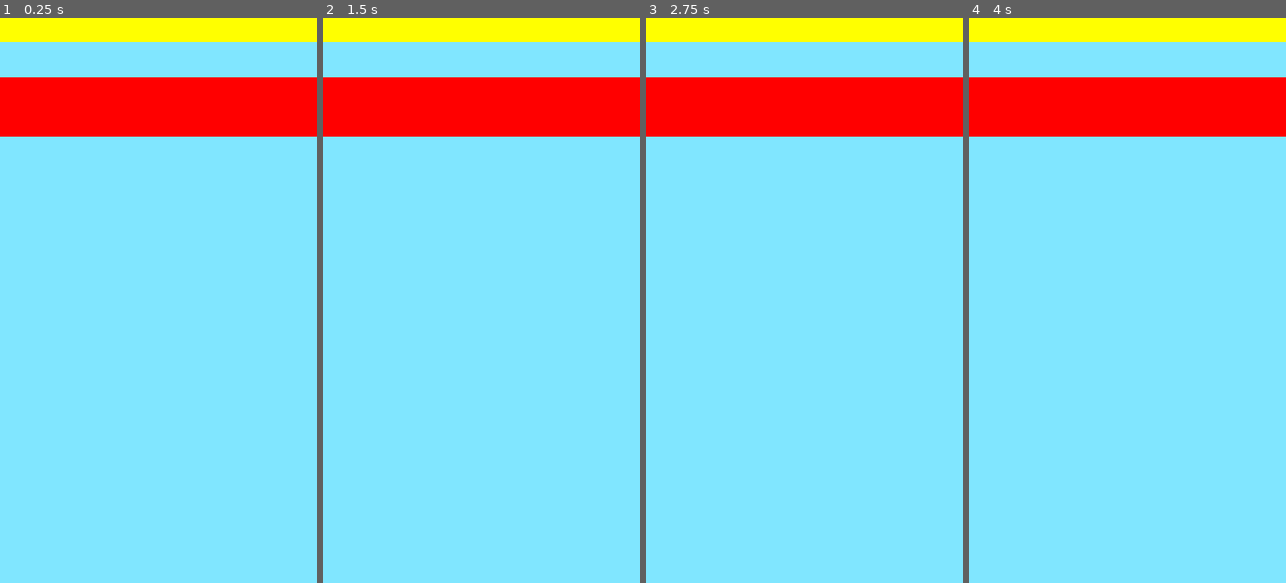
Above: before the commit, frames 1-4 (left to right).
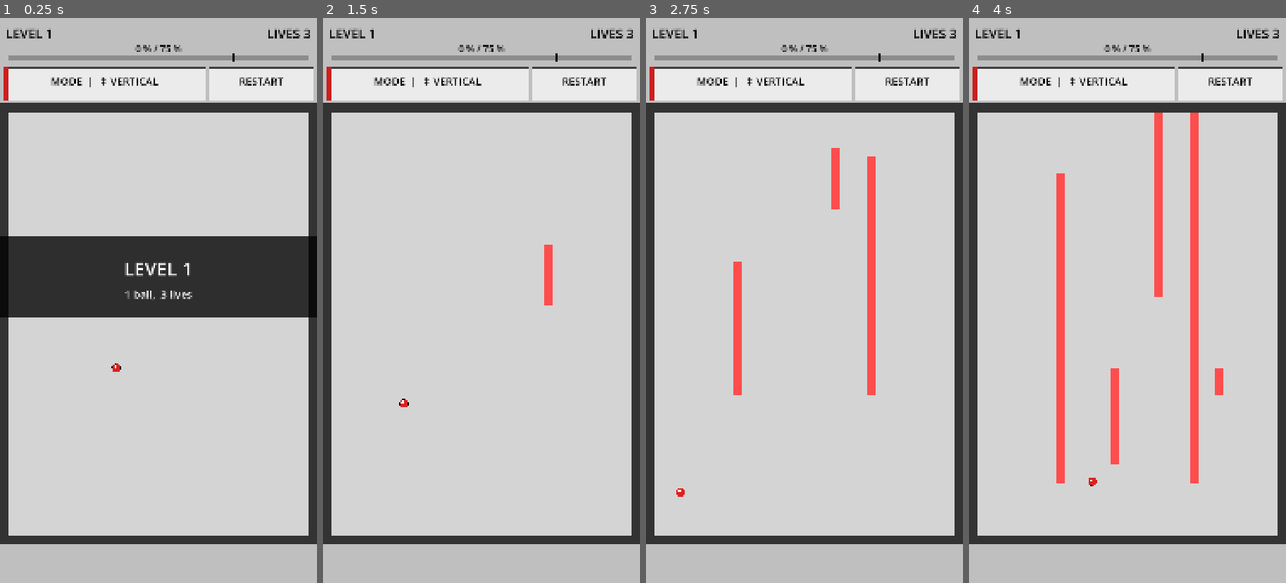
Above: after the commit, the same moments.

Repository: Matswm86/jezzball
Game: Godot game, scene res://scenes/Game.tscn
Same seed, same stepped clock (60 frames per second), same inputs: the game is played once before the commit and once after it.
Inputs (mouse positions are in pixels of both pictures, inside the frame that each line leads up to):
- Up to frame 1 (0.25 s): no input
- Up to frame 2 (1.5 s): tap Enter at 0.5 s; move the mouse to (551, 272) at 0.52 s; click (551, 272) at 0.67 s; drag from (418, 328) to (465, 413) at 1.27 s
- Up to frame 3 (2.75 s): move the mouse to (836, 176) at 2.02 s; click (836, 176) at 2.17 s
- Up to frame 4 (4 s): drag from (1111, 413) to (1032, 215) at 2.77 s; move the mouse to (1222, 385) at 3.52 s; click (1222, 385) at 3.67 s

The runs differ from the first frame. In frame 1, 100% of the frame differs, in the area x 0-100%, y 0-100%; in frame 2, 100%; in frame 3, 100%; in frame 4, 100%.

Commit message:
v0.7: full game restored, shipped under jezzball-fresh.apk filename
Engine confirmed working in v0.6 (yellow + red + cyan all visible). Earlier
white-screen reports on v0.4/v0.5 were almost certainly cached APK installs,
not real class-load bugs.

This build is the v0.4 gesture-input game (saturated palette, top-mounted
controls, swipe-to-direction, no toggle button) — restored exactly. Shipped
under jezzball-fresh.apk so the device still gets a guaranteed fresh download.

Co-Authored-By: Claude Opus 4.7 (1M context) <noreply@anthropic.com>

Diff:
--- a/scripts/Game.gd
+++ b/scripts/Game.gd
@@ -1,30 +1,488 @@
 extends Node2D
 
-# v0.6 minimal verification build
-# Filename of the APK has been changed to jezzball-fresh.apk so the device
-# CANNOT serve a cached copy from any previous install.
-#
-# Two independent visual markers:
-#   1. RED ColorRect node added in _ready  → visible if the script class
-#      registered and _ready() actually ran on the device.
-#   2. YELLOW strip drawn via _draw          → visible if _draw() also runs.
-#
-# If you see both: the engine is fine, our problem in the full v0.4/v0.5 code
-# was a real class-load bug from a particular GDScript construct.
-# If you see only red: _ready works but _draw is failing for some reason.
-# If you see only yellow: shouldn't happen.
-# If you see neither but the screen isn't white: something else is going on.
-# If you see pure white: the APK on the device is STILL not this one.
+# JezzBall — mobile remake. Layout v2: controls at TOP (always reachable on
+# any phone), saturated Win3-era palette, faster atoms, simplified atom sprite.
+
+const COLS := 36
+const ROWS := 50
+const CELL := 30.0
+
+const FIELD_X := 0.0
+const HUD_H := 160.0
+const CTRL_H := 130.0
+const FIELD_Y := HUD_H + CTRL_H        # 290
+const FIELD_W := COLS * CELL           # 1080
+const FIELD_H := ROWS * CELL           # 1500
+
+# Saturated palette closer to the actual Windows 3.x JezzBall look.
+const COL_BG := Color(0.75, 0.75, 0.75)        # Win3 face gray (#BFBFBF)
+const COL_FIELD := Color(0.83, 0.83, 0.83)     # field interior, slightly lighter
+const COL_BORDER := Color(0.20, 0.20, 0.20)    # near-black field border
+const COL_WALL := Color(0.80, 0.12, 0.12)      # saturated RED for completed walls
+const COL_BUILDING := Color(1.00, 0.30, 0.30)  # bright red for the growing tip
+const COL_CAPTURED := Color(0.13, 0.18, 0.78)  # saturated BLUE capture fill
+const COL_CAP_HATCH := Color(0.20, 0.30, 0.95) # lighter blue for hatch lines
+const COL_BALL := Color(0.86, 0.13, 0.13)      # red atom
+const COL_BALL_DOT := Color(1.0, 1.0, 1.0)     # single white highlight
+const COL_BALL_OUTLINE := Color(0.10, 0.0, 0.0)
+const COL_TEXT := Color(0.0, 0.0, 0.0)
+const COL_BTN := Color(0.92, 0.92, 0.92)
+const COL_BTN_PRESSED := Color(0.74, 0.74, 0.74)
+const COL_BTN_BORDER := Color(0.25, 0.25, 0.25)
+const COL_BAR_BG := Color(0.55, 0.55, 0.55)
+
+const BALL_RADIUS := 14.0
+const BALL_SPEED := 320.0
+const WALL_SPEED := 8.0
+const TARGET := 0.75
+const MAX_LEVEL := 50
+
+enum CellState { EMPTY, BORDER, WALL, BUILDING, CAPTURED }
+enum GameState { PLAYING, LEVEL_WIN, LEVEL_LOSE }
+
+var grid: Array = []
+var balls: Array = []
+var walls: Array = []
+var orient_vertical := true
+
+var level := 1
+var lives := 3
+var captured := 0
+var play_total := 0
+var state: int = GameState.PLAYING
+var intro_timer := 0.0
+var btn_restart_flash := 0.0
+
+var lbl_level: Label
+var lbl_lives: Label
+var lbl_pct: Label
+var lbl_orient: Label
+var lbl_restart: Label
+var lbl_overlay_title: Label
+var lbl_overlay_sub: Label
+var overlay_box: ColorRect
+
+# Control button rects, computed once in _ready.
+var rect_mode: Rect2
+var rect_restart: Rect2
+
+# Gesture state: track press location and which cell it landed on (if any).
+# Plain ints + Vector2 to avoid the Vector2i.ZERO / class-const tricks.
+var touch_down_x := 0.0
+var touch_down_y := 0.0
+var touch_cell_x := -1
+var touch_cell_y := -1
 
 func _ready() -> void:
-	var r := ColorRect.new()
-	r.color = Color(1, 0, 0)              # bright red
-	r.position = Vector2(0, 200)
-	r.size = Vector2(1080, 200)
-	add_child(r)
+	randomize()
+	var pad := 12.0
+	var ctrl_top := HUD_H + 8
+	var ctrl_h := CTRL_H - 16
+	var mode_w := (FIELD_W - 3 * pad) * 0.66
+	var restart_w := (FIELD_W - 3 * pad) - mode_w
+	rect_mode = Rect2(pad, ctrl_top, mode_w, ctrl_h)
+	rect_restart = Rect2(pad + mode_w + pad, ctrl_top, restart_w, ctrl_h)
+	_build_ui()
+	_start_level(1)
+
+func _make_label(pos: Vector2, w: float, fs: int, halign: int = HORIZONTAL_ALIGNMENT_LEFT, fc: Color = COL_TEXT) -> Label:
+	var l := Label.new()
+	l.position = pos
+	l.size = Vector2(w, fs * 1.6)
+	l.add_theme_font_size_override("font_size", fs)
+	l.add_theme_color_override("font_color", fc)
+	l.horizontal_alignment = halign
+	l.vertical_alignment = VERTICAL_ALIGNMENT_CENTER
+	add_child(l)
+	return l
+
+func _build_ui() -> void:
+	# HUD top row: LEVEL X | LIVES X
+	lbl_level = _make_label(Vector2(20, 18), 500, 44)
+	lbl_lives = _make_label(Vector2(FIELD_W - 520, 18), 500, 44, HORIZONTAL_ALIGNMENT_RIGHT)
+	# HUD bottom row: percent text centered above progress bar
+	lbl_pct = _make_label(Vector2(0, 78), FIELD_W, 32, HORIZONTAL_ALIGNMENT_CENTER)
+	# Mode-indicator panel (read-only) + restart button.
+	lbl_orient = _make_label(rect_mode.position + Vector2(0, 18), rect_mode.size.x, 36, HORIZONTAL_ALIGNMENT_CENTER)
+	lbl_restart = _make_label(rect_restart.position + Vector2(0, 18), rect_restart.size.x, 36, HORIZONTAL_ALIGNMENT_CENTER)
+	lbl_restart.text = "RESTART"
+	# Overlay backdrop + title/sub labels
+	overlay_box = ColorRect.new()
+	overlay_box.color = Color(0, 0, 0, 0.78)
+	overlay_box.position = Vector2(0, FIELD_Y + FIELD_H * 0.30)
+	overlay_box.size = Vector2(FIELD_W, 280)
+	overlay_box.visible = false
+	add_child(overlay_box)
+	lbl_overlay_title = _make_label(Vector2(0, FIELD_Y + FIELD_H * 0.30 + 60), FIELD_W, 64, HORIZONTAL_ALIGNMENT_CENTER, Color(1, 1, 1))
+	lbl_overlay_sub = _make_label(Vector2(0, FIELD_Y + FIELD_H * 0.30 + 170), FIELD_W, 36, HORIZONTAL_ALIGNMENT_CENTER, Color(1, 1, 1))
+	lbl_overlay_title.visible = false
+	lbl_overlay_sub.visible = false
+
+func _lives_for(n: int) -> int:
+	return max(3, n + 2)
+
+func _start_level(n: int) -> void:
+	level = clamp(n, 1, MAX_LEVEL)
+	lives = _lives_for(level)
+	captured = 0
+	walls.clear()
+	balls.clear()
+	_init_grid()
+	_spawn_balls(level)
+	state = GameState.PLAYING
+	intro_timer = 1.0
+	queue_redraw()
+
+func _init_grid() -> void:
+	grid = []
+	grid.resize(COLS)
+	for x in COLS:
+		var col := []
+		col.resize(ROWS)
+		for y in ROWS:
+			col[y] = CellState.BORDER if (x == 0 or x == COLS - 1 or y == 0 or y == ROWS - 1) else CellState.EMPTY
+		grid[x] = col
+	play_total = (COLS - 2) * (ROWS - 2)
+
+func _spawn_balls(count: int) -> void:
+	for i in count:
+		var px := randf_range(FIELD_X + CELL * 4, FIELD_X + (COLS - 4) * CELL)
+		var py := randf_range(FIELD_Y + CELL * 4, FIELD_Y + (ROWS - 4) * CELL)
+		var sp := BALL_SPEED * randf_range(0.92, 1.08)
+		var sx := 1.0 if randi() % 2 == 0 else -1.0
+		var sy := 1.0 if randi() % 2 == 0 else -1.0
+		var inv := 1.0 / sqrt(2.0)
+		balls.append({"pos": Vector2(px, py), "vel": Vector2(sx * sp * inv, sy * sp * inv)})
+
+func _process(delta: float) -> void:
+	if state == GameState.PLAYING:
+		if intro_timer > 0.0:
+			intro_timer -= delta
+		else:
+			_advance_walls(delta)
+			_update_balls(delta)
+			_check_wall_hits()
+			_check_win()
+	if btn_restart_flash > 0.0:
+		btn_restart_flash = max(0.0, btn_restart_flash - delta * 4.0)
+	_refresh_ui()
+	queue_redraw()
+
+func _refresh_ui() -> void:
+	if lbl_level == null:
+		return
+	lbl_level.text = "LEVEL %d" % level
+	lbl_lives.text = "LIVES %d" % lives
+	var pct := 0
+	if play_total > 0:
+		pct = int(round(float(captured) / float(play_total) * 100.0))
+	lbl_pct.text = "%d %% / %d %%" % [pct, int(TARGET * 100)]
+	lbl_orient.text = ("MODE  |  ↕ VERTICAL" if orient_vertical else "MODE  |  ↔ HORIZONTAL")
+	var show_overlay := false
+	var t_text := ""
+	var s_text := ""
+	if state == GameState.PLAYING and intro_timer > 0.0:
+		show_overlay = true
+		t_text = "LEVEL %d" % level
+		s_text = "%d ball%s,  %d lives" % [level, "" if level == 1 else "s", lives]
+	elif state == GameState.LEVEL_WIN:
+		show_overlay = true
+		t_text = "LEVEL CLEARED"
+		s_text = "Tap to advance"
+	elif state == GameState.LEVEL_LOSE:
+		show_overlay = true
+		t_text = "OUT OF LIVES"
+		s_text = "Tap to retry"
+	overlay_box.visible = show_overlay
+	lbl_overlay_title.visible = show_overlay
+	lbl_overlay_sub.visible = show_overlay
+	if show_overlay:
+		lbl_overlay_title.text = t_text
+		lbl_overlay_sub.text = s_text
+
+func _advance_walls(delta: float) -> void:
+	for w in walls:
+		for head_key in ["a", "b"]:
+			if w[head_key + "_done"]:
+				continue
+			var prev_int := int(w[head_key])
+			w[head_key] += WALL_SPEED * delta
+			var new_int := int(w[head_key])
+			for i in range(prev_int + 1, new_int + 1):
+				var c: Vector2i = _wall_cell(w, head_key, i)
+				if c.x < 1 or c.x > COLS - 2 or c.y < 1 or c.y > ROWS - 2:
+					w[head_key + "_done"] = true
+					break
+				if grid[c.x][c.y] != CellState.EMPTY:
+					w[head_key + "_done"] = true
+					break
+				grid[c.x][c.y] = CellState.BUILDING
+				w["cells"].append(c)
+	var done := []
+	for w in walls:
+		if w["a_done"] and w["b_done"]:
+			done.append(w)
+	for w in done:
+		_complete_wall(w)
+		walls.erase(w)
+
+func _wall_cell(w: Dictionary, head_key: String, dist: int) -> Vector2i:
+	var o: Vector2i = w["origin"]
+	if w["orient"] == "V":
+		return Vector2i(o.x, o.y - dist) if head_key == "a" else Vector2i(o.x, o.y + dist)
+	return Vector2i(o.x - dist, o.y) if head_key == "a" else Vector2i(o.x + dist, o.y)
+
+func _complete_wall(w: Dictionary) -> void:
+	for c in w["cells"]:
+		grid[c.x][c.y] = CellState.WALL
+	_flood_capture()
+
+func _flood_capture() -> void:
+	var visited := []
+	visited.resize(COLS)
+	for x in COLS:
+		var row := []
+		row.resize(ROWS)
+		row.fill(false)
+		visited[x] = row
+	for x in range(1, COLS - 1):
+		for y in range(1, ROWS - 1):
+			if grid[x][y] == CellState.EMPTY and not visited[x][y]:
+				var region := _flood(x, y, visited)
+				if not _region_has_ball(region):
+					for c in region:
+						grid[c.x][c.y] = CellState.CAPTURED
+						captured += 1
+
+func _flood(sx: int, sy: int, visited: Array) -> Array:
+	var region := []
+	var stack: Array = [Vector2i(sx, sy)]
+	while stack.size() > 0:
+		var c: Vector2i = stack.pop_back()
+		if c.x < 1 or c.x >= COLS - 1 or c.y < 1 or c.y >= ROWS - 1:
+			continue
+		if visited[c.x][c.y]:
+			continue
+		if grid[c.x][c.y] != CellState.EMPTY:
+			continue
+		visited[c.x][c.y] = true
+		region.append(c)
+		stack.append(Vector2i(c.x + 1, c.y))
+		stack.append(Vector2i(c.x - 1, c.y))
+		stack.append(Vector2i(c.x, c.y + 1))
+		stack.append(Vector2i(c.x, c.y - 1))
+	return region
+
+func _region_has_ball(region: Array) -> bool:
+	for b in balls:
+		var p: Vector2 = b["pos"]
+		var cx := int((p.x - FIELD_X) / CELL)
+		var cy := int((p.y - FIELD_Y) / CELL)
+		for c in region:
+			if c.x == cx and c.y == cy:
+				return true
+	return false
+
+func _update_balls(delta: float) -> void:
+	# Avoid the global sign(): its Variant overload breaks class-load on
+	# some Android Godot 4.6 runtimes. Inline ternaries are safe.
+	for b in balls:
+		var pos: Vector2 = b["pos"]
+		var vel: Vector2 = b["vel"]
+		var sx := 1.0 if vel.x >= 0.0 else -1.0
+		var sy := 1.0 if vel.y >= 0.0 else -1.0
+		var nx := pos.x + vel.x * delta
+		var probe_x := nx + sx * BALL_RADIUS
+		var px_cell := int((probe_x - FIELD_X) / CELL)
+		var py_cell := int((pos.y - FIELD_Y) / CELL)
+		if _solid_at(px_cell, py_cell):
+			vel.x = -vel.x
+			nx = pos.x + vel.x * delta
+		var ny := pos.y + vel.y * delta
+		var probe_y := ny + sy * BALL_RADIUS
+		var qx_cell := int((pos.x - FIELD_X) / CELL)
+		var qy_cell := int((probe_y - FIELD_Y) / CELL)
+		if _solid_at(qx_cell, qy_cell):
+			vel.y = -vel.y
+			ny = pos.y + vel.y * delta
+		b["pos"] = Vector2(nx, ny)
+		b["vel"] = vel
+
+func _solid_at(cx: int, cy: int) -> bool:
+	if cx < 0 or cx >= COLS or cy < 0 or cy >= ROWS:
+		return true
+	var s = grid[cx][cy]
+	return s == CellState.BORDER or s == CellState.WALL or s == CellState.CAPTURED or s == CellState.BUILDING
+
+func _check_wall_hits() -> void:
+	var to_destroy := []
+	for w in walls:
+		for c in w["cells"]:
+			if _ball_overlaps_cell(c):
+				to_destroy.append(w)
+				break
+	for w in to_destroy:
+		if walls.has(w):
+			_destroy_wall(w)
+			lives -= 1
+			if lives <= 0:
+				state = GameState.LEVEL_LOSE
+				return
+
+func _ball_overlaps_cell(c: Vector2i) -> bool:
+	var cx_px := FIELD_X + c.x * CELL + CELL * 0.5
+	var cy_px := FIELD_Y + c.y * CELL + CELL * 0.5
+	for b in balls:
+		var p: Vector2 = b["pos"]
+		if abs(p.x - cx_px) > CELL * 0.5 + BALL_RADIUS:
+			continue
+		if abs(p.y - cy_px) > CELL * 0.5 + BALL_RADIUS:
+			continue
+		return true
+	return false
+
+func _destroy_wall(w: Dictionary) -> void:
+	for c in w["cells"]:
+		if grid[c.x][c.y] == CellState.BUILDING:
+			grid[c.x][c.y] = CellState.EMPTY
+	walls.erase(w)
+
+func _check_win() -> void:
+	if float(captured) / float(play_total) >= TARGET:
+		state = GameState.LEVEL_WIN
+
+func _input(event: InputEvent) -> void:
+	# Only handle screen-touch and mouse-button events. NO InputEventScreenDrag
+	# class reference (which seems to break class-load on the user's Android
+	# runtime, same family as the sign() bug). Direction is determined by
+	# comparing touch-up position to recorded touch-down position.
+	var pressed := false
+	var p := Vector2.ZERO
+	if event is InputEventScreenTouch:
+		pressed = event.pressed
+		p = event.position
+	elif event is InputEventMouseButton:
+		pressed = event.pressed
+		p = event.position
+	else:
+		return
+
+	if pressed:
+		# Record where the finger went down.
+		touch_down_x = p.x
+		touch_down_y = p.y
+		touch_cell_x = -1
+		touch_cell_y = -1
+		# State overlays still want to react on touch-down for snappy feel.
+		if state == GameState.LEVEL_WIN:
+			var nxt := level + 1
+			if nxt > MAX_LEVEL:
+				nxt = 1
+			_start_level(nxt)
+			return
+		if state == GameState.LEVEL_LOSE:
+			_start_level(level)
+			return
+		if rect_restart.has_point(p):
+			# Defer the actual restart to release so a stray touch doesn't
+			# reset on a casual press, but flag the press so we know.
+			return
+		# Inside field — record cell, but don't start wall yet.
+		if p.y >= FIELD_Y and p.y < FIELD_Y + FIELD_H and p.x >= FIELD_X and p.x < FIELD_X + FIELD_W:
+			var cx := int((p.x - FIELD_X) / CELL)
+			var cy := int((p.y - FIELD_Y) / CELL)
+			if cx >= 1 and cx < COLS - 1 and cy >= 1 and cy < ROWS - 1 and grid[cx][cy] == CellState.EMPTY:
+				touch_cell_x = cx
+				touch_cell_y = cy
+		return
+
+	# RELEASED.
+	if state != GameState.PLAYING:
+		return
+	if rect_restart.has_point(p):
+		btn_restart_flash = 0.25
+		_start_level(level)
+		return
+	# If we recorded a valid field cell on press, commit a wall there.
+	if touch_cell_x >= 0:
+		var dx := abs(p.x - touch_down_x)
+		var dy := abs(p.y - touch_down_y)
+		if dx > 30.0 or dy > 30.0:
+			# Direction follows the bigger axis of the swipe.
+			orient_vertical = dy >= dx
+		# else: keep previous orient (consecutive taps stay same direction).
+		if grid[touch_cell_x][touch_cell_y] == CellState.EMPTY:
+			_start_wall(touch_cell_x, touch_cell_y)
+		touch_cell_x = -1
+
+func _start_wall(cx: int, cy: int) -> void:
+	var w := {
+		"origin": Vector2i(cx, cy),
+		"orient": "V" if orient_vertical else "H",
+		"a": 0.0,
+		"b": 0.0,
+		"a_done": false,
+		"b_done": false,
+		"cells": [Vector2i(cx, cy)],
+	}
+	grid[cx][cy] = CellState.BUILDING
+	walls.append(w)
 
 func _draw() -> void:
-	# Light cyan top half so the screen isn't ambiguous.
-	draw_rect(Rect2(0, 0, 1080, 1920), Color(0.5, 0.9, 1.0, 1.0), true)
-	# Yellow strip across the very top.
-	draw_rect(Rect2(0, 0, 1080, 80), Color(1, 1, 0, 1), true)
+	# Bottom edge below the field is the same gray as the HUD background.
+	draw_rect(Rect2(0, 0, FIELD_W, 1920), COL_BG, true)
+	_draw_hud_chrome()
+	_draw_controls()
+	_draw_field()
+
+func _draw_hud_chrome() -> void:
+	# Progress bar inside HUD.
+	var bar_w := FIELD_W - 60.0
+	var bar_x := 30.0
+	var bar_y := 124.0
+	draw_rect(Rect2(bar_x, bar_y, bar_w, 22), COL_BAR_BG, true)
+	var fill := 0.0
+	if play_total > 0:
+		fill = bar_w * float(captured) / float(play_total)
+	draw_rect(Rect2(bar_x, bar_y, fill, 22), COL_CAPTURED, true)
+	var target_x := bar_x + bar_w * TARGET
+	draw_line(Vector2(target_x, bar_y - 6), Vector2(target_x, bar_y + 28), COL_TEXT, 3)
+
+func _draw_controls() -> void:
+	# Mode panel (read-only — orientation comes from finger gesture in field).
+	draw_rect(rect_mode, COL_BTN, true)
+	draw_rect(rect_mode, COL_BTN_BORDER, false, 4)
+	# Color stripe on the left side: red for vertical, blue for horizontal.
+	var stripe_col := COL_WALL if orient_vertical else COL_CAPTURED
+	draw_rect(Rect2(rect_mode.position, Vector2(14, rect_mode.size.y)), stripe_col, true)
+	# Restart button.
+	var rcol := COL_BTN_PRESSED if btn_restart_flash > 0.0 else COL_BTN
+	draw_rect(rect_restart, rcol, true)
+	draw_rect(rect_restart, COL_BTN_BORDER, false, 4)
+
+func _draw_field() -> void:
+	# Field interior background (slightly lighter than HUD bg).
+	draw_rect(Rect2(FIELD_X, FIELD_Y, FIELD_W, FIELD_H), COL_FIELD, true)
+	# Captured cells (solid blue with hatch lines for texture).
+	for x in range(1, COLS - 1):
+		for y in range(1, ROWS - 1):
+			if grid[x][y] == CellState.CAPTURED:
+				var px := FIELD_X + x * CELL
+				var py := FIELD_Y + y * CELL
+				draw_rect(Rect2(px, py, CELL, CELL), COL_CAPTURED, true)
+	# Borders + walls + building (single pass over full grid).
+	for x in COLS:
+		for y in ROWS:
+			var s = grid[x][y]
+			if s == CellState.BORDER:
+				draw_rect(Rect2(FIELD_X + x * CELL, FIELD_Y + y * CELL, CELL, CELL), COL_BORDER, true)
+			elif s == CellState.WALL:
+				draw_rect(Rect2(FIELD_X + x * CELL, FIELD_Y + y * CELL, CELL, CELL), COL_WALL, true)
+			elif s == CellState.BUILDING:
+				draw_rect(Rect2(FIELD_X + x * CELL, FIELD_Y + y * CELL, CELL, CELL), COL_BUILDING, true)
+	# Atoms — saturated red disc with single white highlight (Win3 sphere look).
+	for b in balls:
+		var p: Vector2 = b["pos"]
+		draw_circle(p, BALL_RADIUS + 1, COL_BALL_OUTLINE)
+		draw_circle(p, BALL_RADIUS, COL_BALL)
+		draw_circle(p + Vector2(-BALL_RADIUS * 0.35, -BALL_RADIUS * 0.35), BALL_RADIUS * 0.32, COL_BALL_DOT)
